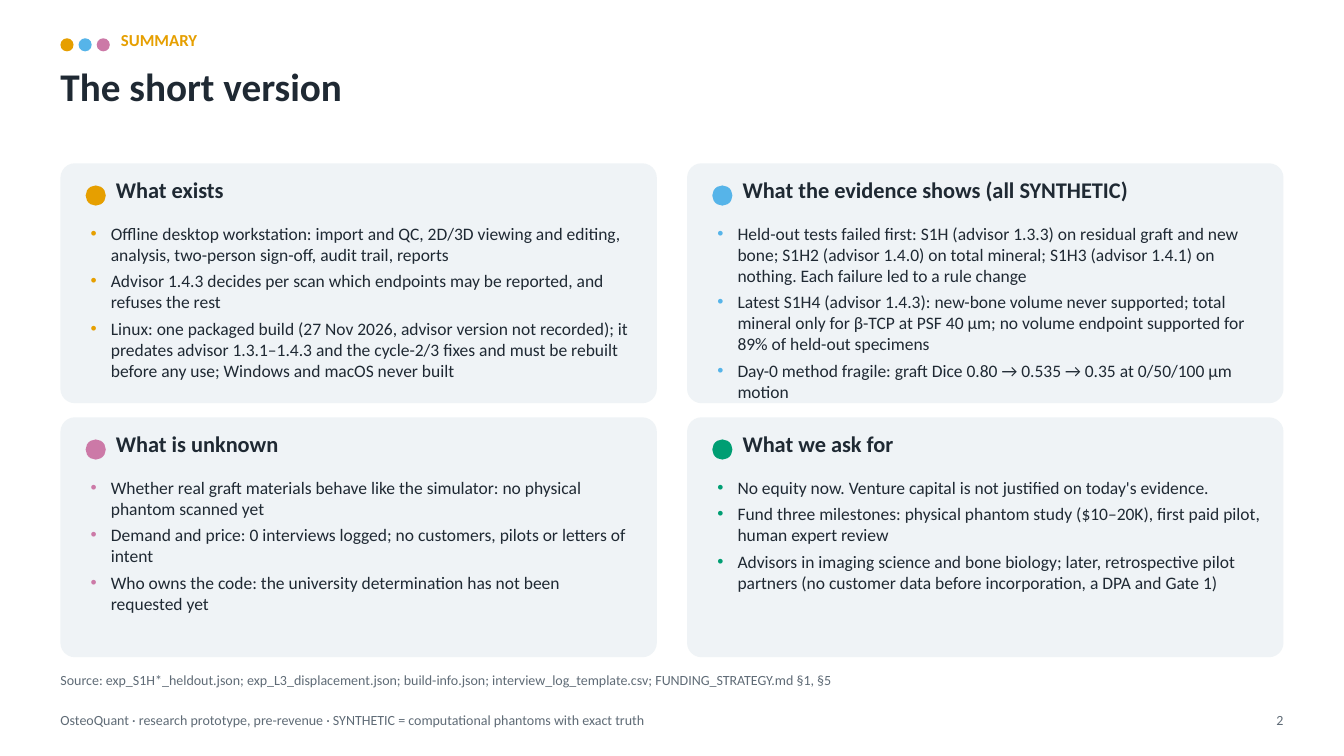
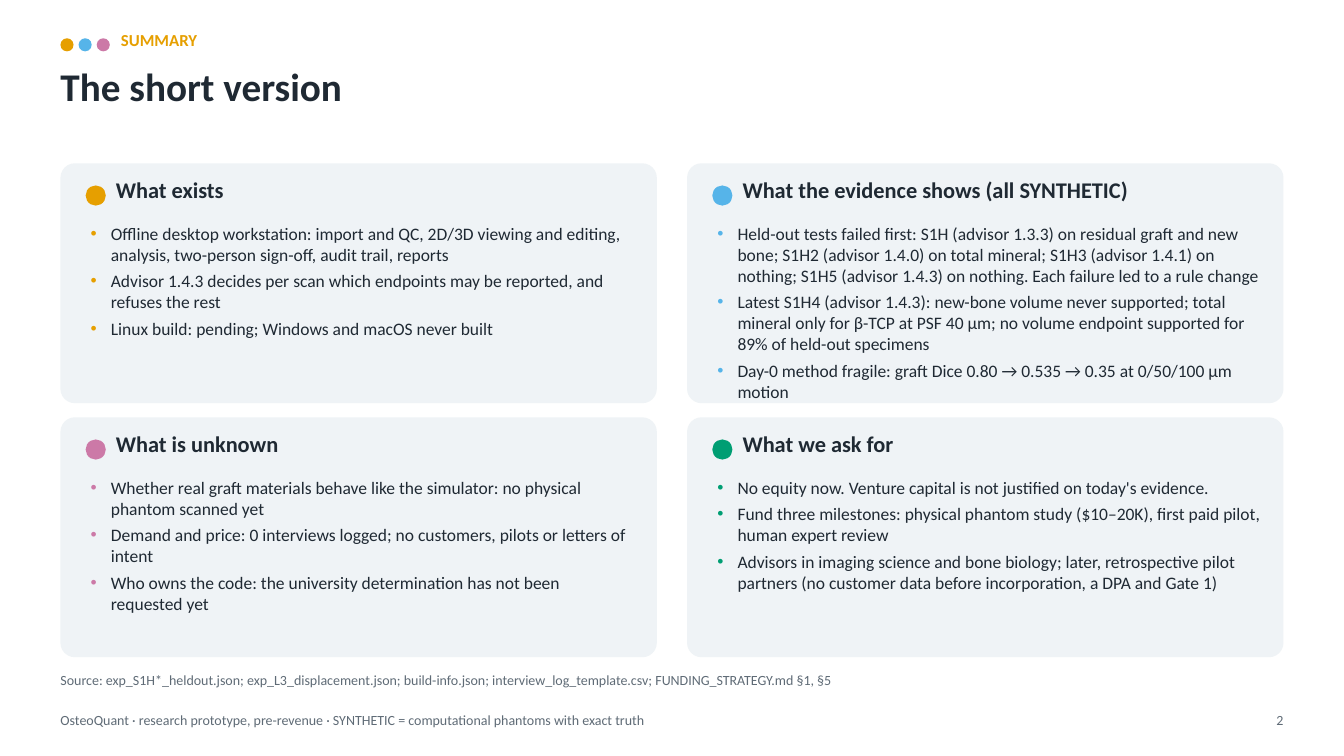
Before and after one commit to arnavhiteshpatel-cloud/playground, a slide deck: slide 2 of investor/OsteoQuant_Investor_Deck.pptx. Drawn at 1344x756 pixels with LibreOffice and Linux fonts; fonts in the diff are those of the drawing. Boxes give left, top, right and bottom in pixels: in the first picture for what was removed or moved away, otherwise in the second. Text is boxed around its words. In the diff, an @@ line names an element or a change of style, - is before the commit and + after.

```diff
--- a/investor/OsteoQuant_Investor_Deck.pptx
+++ b/investor/OsteoQuant_Investor_Deck.pptx
@@ text at bbox=[738, 227, 1259, 285]: text changed @@
-• Held-out tests failed first: S1H (advisor 1.3.3) on residual graft and new bone; S1H2 (advisor 1.4.0) on total mineral; S1H3 (advisor 1.4.1) on nothing. Each failure led to a rule change
+• Held-out tests failed first: S1H (advisor 1.3.3) on residual graft and new bone; S1H2 (advisor 1.4.0) on total mineral; S1H3 (advisor 1.4.1) on nothing; S1H5 (advisor 1.4.3) on nothing. Each failure led to a rule change
@@ text at bbox=[111, 323, 493, 338]: text changed @@
-• Linux: one packaged build (27 Nov 2026, advisor version not recorded); it predates advisor 1.3.1–1.4.3 and the cycle-2/3 fixes and must be rebuilt before any use; Windows and macOS never built
+• Linux build: pending; Windows and macOS never built
```
Also in this commit, not shown: 2 other slides changed, 23 other files.
